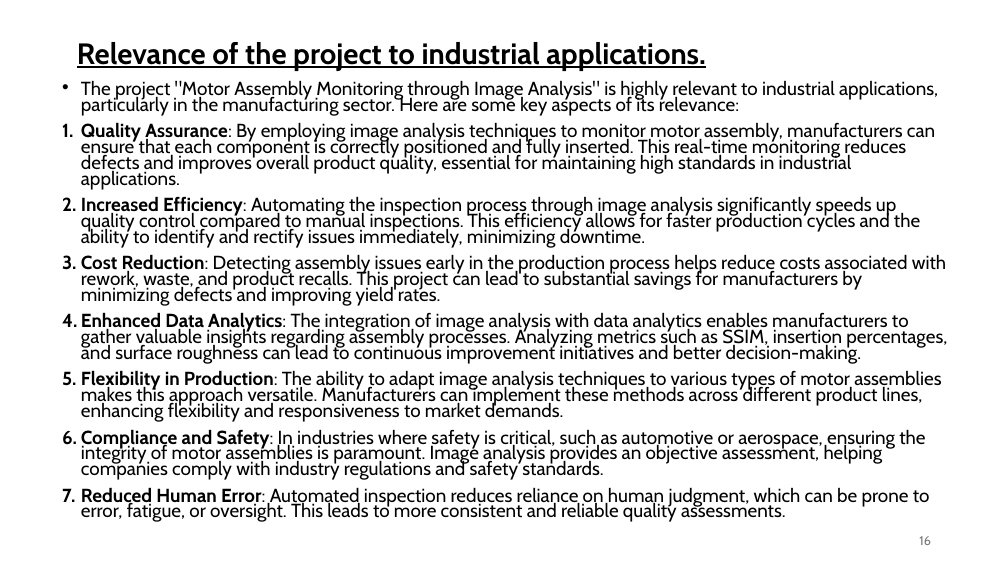
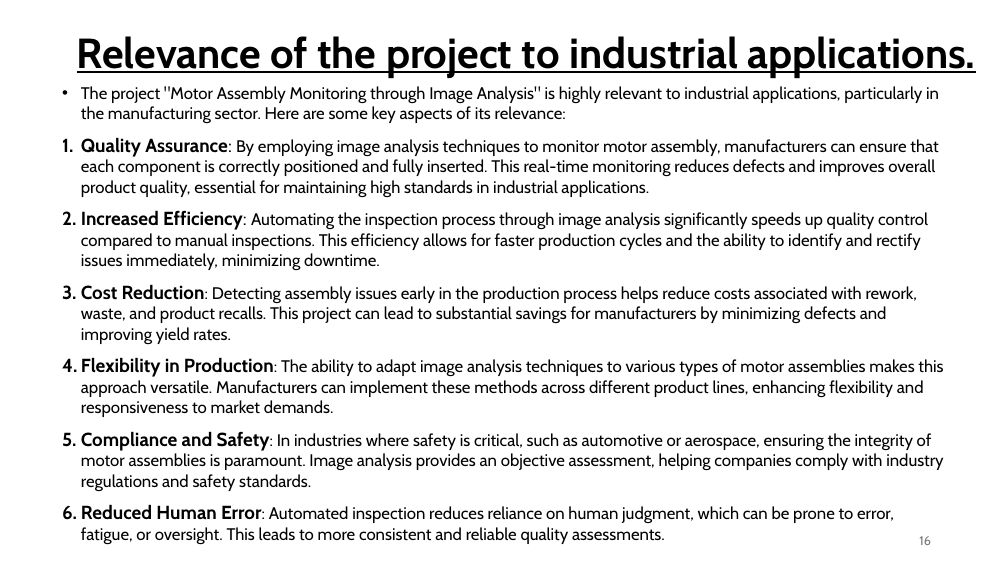
Before and after one commit to arpankumar2520/IDEAS_TIH_Project, a slide deck: slide 16 of MOTOR ASSEMBLY MONITORING THROUGH IMAGE ANALYSIS.pptx. Drawn at 1008x567 pixels with LibreOffice and Linux fonts; fonts in the diff are those of the drawing; background and template pictures are left out. Boxes give left, top, right and bottom in pixels: in the first picture for what was removed or moved away, otherwise in the second. Text is boxed around its words. In the diff, an @@ line names an element or a change of style, - is before the commit and + after.

```diff
--- a/MOTOR ASSEMBLY MONITORING THROUGH IMAGE ANALYSIS.pptx
+++ b/MOTOR ASSEMBLY MONITORING THROUGH IMAGE ANALYSIS.pptx
@@ title "Relevance of the project to ..." at (x1=77, y1=36, x2=976, y2=78): size 28 to 40 pt @@
@@ text "The project "Motor Assembly Monitoring ..." at (x1=81, y1=86, x2=943, y2=544): size 18 to 16 pt; line spacing 0.7 to 1 @@
@@ text at (x1=81, y1=312, x2=947, y2=364): paragraph removed @@
-4. Enhanced Data Analytics: The integration of image analysis with data analytics enables manufacturers to gather valuable insights regarding assembly processes. Analyzing metrics such as SSIM, insertion percentages, and surface roughness can lead to continuous improvement initiatives and better decision-making.
```
Also in this commit, not shown: 14 other slides changed, 1 slide added, 1 slide removed, 3 other files.
